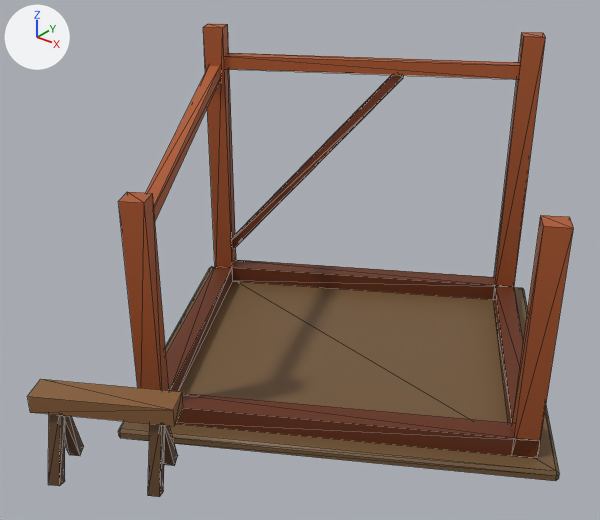
The glTF model art/models/site_small.glb, before and after one commit.
The view is the same before and after, from a camera (50 mm lens) standing at (0.593, -0.857, 0.659) and looking at (-0.02, -0.091, 0.183). Arrows for +X, +Y and +Z are at upper left; the lights stay in place. The older version comes first. Mesh edges are drawn as thin lines. Vertices at exactly the same position are counted once.

The first picture shows 'site_small'.
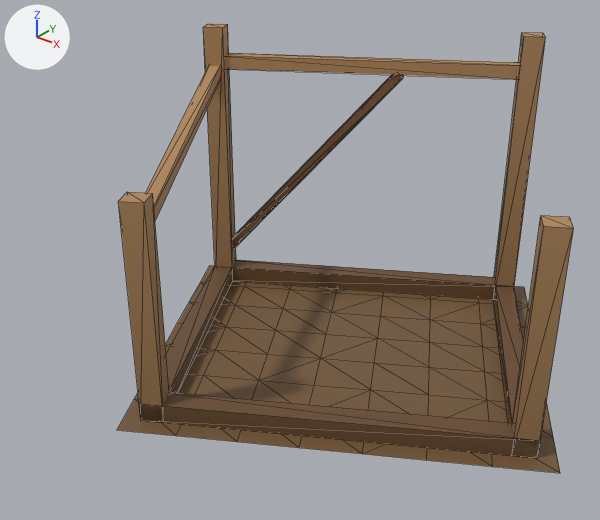
Changed parts and their boxes (x1, y1, x2, y2) in the pictures (600 x 520 px):
'site_small', reshaped (16% narrower)
    before: (28, 23, 573, 497)
    after: (117, 23, 573, 473)
part 1 of me_site_small, rebuilt
    before: (118, 267, 559, 481)
    after: (117, 265, 560, 473)
part 2 of me_site_small, deleted (brown)
    before: (64, 416, 84, 456)
part 3 of me_site_small, deleted (brown)
    before: (148, 424, 165, 497)
part 4 of me_site_small, deleted
    before: (164, 425, 178, 466)
part 5 of me_site_small, deleted (brown)
    before: (48, 414, 65, 486)
part 6 of me_site_small, deleted (brown)
    before: (28, 379, 183, 426)
part 7 of me_site_small, recoloured
    both: (118, 23, 573, 458)

Edits to the bpy script that builds the scene:
```text
Change me_site_small:
    used by ob_site_small; location = (0.0, 0.0, 0.0)
    remove me_site_small.from_pydata(...)  # 128 vertices, 222 faces; spans x -0.35..0.35, y -0.449..0.338, z -0.002..0.432
    add me_site_small.from_pydata(...)  # 132 vertices, 230 faces; spans x -0.352..0.352, y -0.34..0.34, z 0.012..0.432
    me_site_small part 1: the loose piece of 20 vertices spanning x -0.35..0.35, y -0.338..0.338, z 0.0..0.012 is rebuilt with 64 vertices and now spans x -0.352..0.352, y -0.34..0.34, z 0.012
    me_site_small part 2: the loose piece of 8 vertices spanning x -0.145..-0.111, y -0.423..-0.378, z -0.002..0.092 is deleted
    me_site_small part 3: the loose piece of 8 vertices spanning x -0.026..0.008, y -0.389..-0.344, z -0.002..0.092 is deleted
    me_site_small part 4: the loose piece of 8 vertices spanning x -0.041..-0.007, y -0.363..-0.318, z -0.002..0.092 is deleted
    me_site_small part 5: the loose piece of 8 vertices spanning x -0.13..-0.096, y -0.449..-0.404, z -0.002..0.092 is deleted
    me_site_small part 6: the loose piece of 8 vertices spanning x -0.151..0.014, y -0.441..-0.326, z 0.089..0.111 is deleted
    me_site_small part 7: 132 kept faces spanning x -0.32..0.32, y -0.307..0.307, z 0.012..0.432 get new vertex colours; the middle colour goes from brown #78391a to brown #7c5939
```
